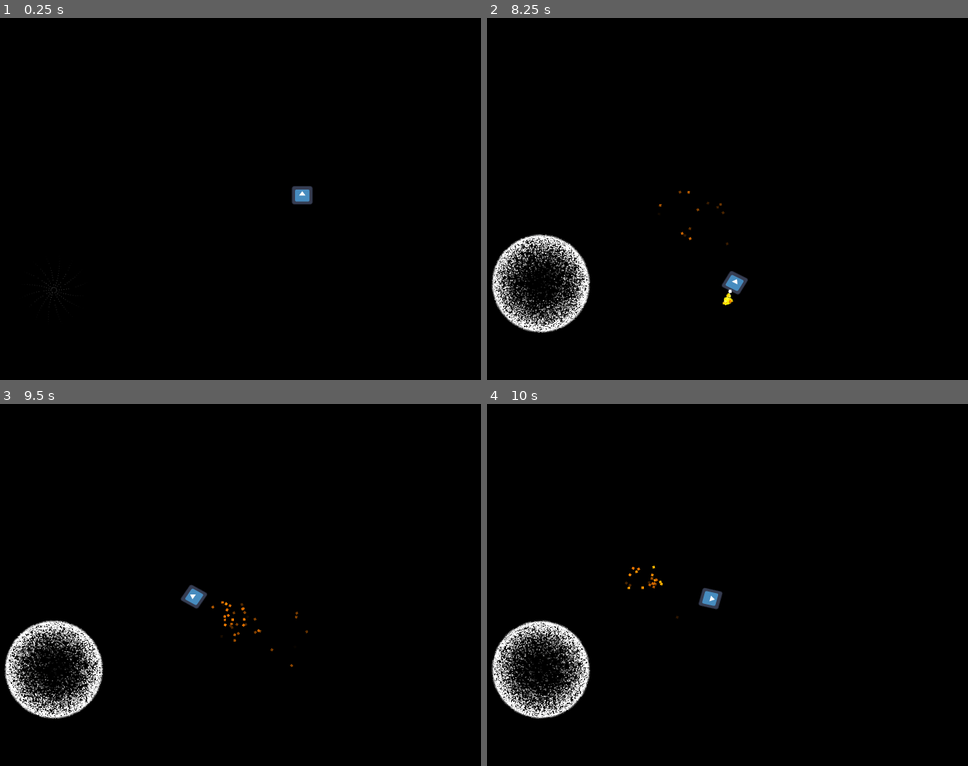
Above: before the commit, frames 1-4 (two rows, left to right).
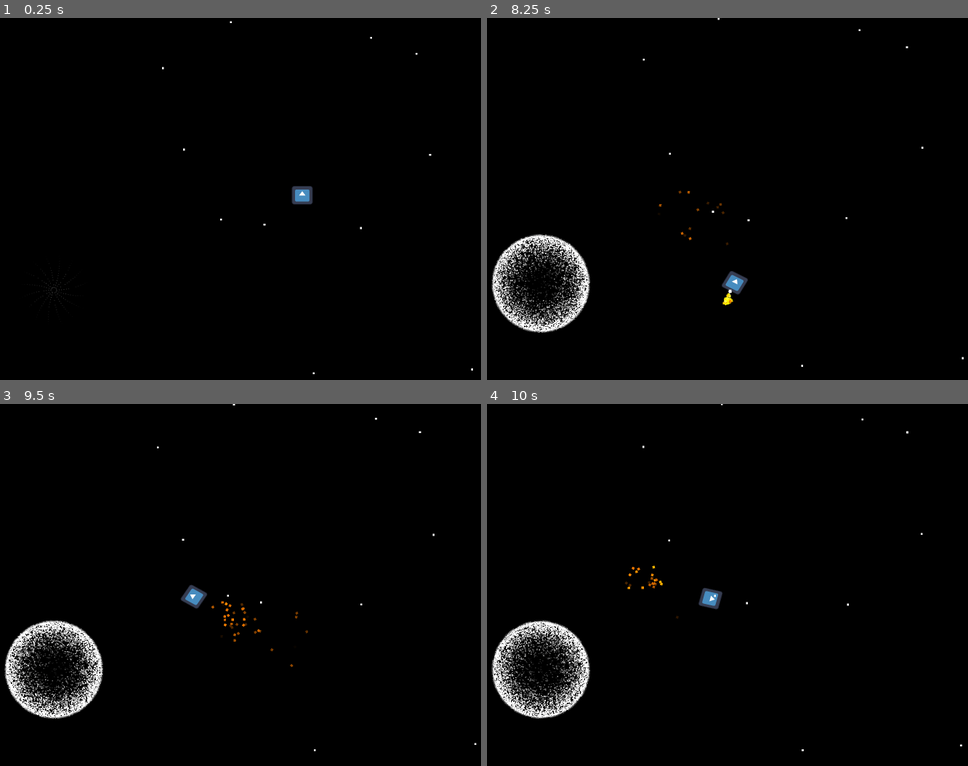
Above: after the commit, the same moments.

Repository: mwtopping/mousemove
Game: Godot game, scene res://Scenes/game_root.tscn
Two runs of this game, one before a commit and one after it. Both use one fixed random seed, a clock stepped at 60 frames per second and the inputs below. The engine's default icon, where the game draws it, is replaced by a stand-in: a white triangle on a blue panel in a dark square.
Inputs (mouse positions are in pixels of both pictures, inside the frame that each line leads up to):
- Up to frame 1 (0.25 s): no input
- Up to frame 2 (8.25 s): move the mouse to (891, 191) at 0.52 s; click (891, 191) at 0.67 s; drag from (645, 231) to (732, 289) at 1.27 s; move the mouse to (818, 126) at 2.02 s; click (818, 126) at 2.17 s; drag from (732, 289) to (588, 151) at 2.77 s; move the mouse to (939, 271) at 3.52 s; click (939, 271) at 3.67 s; drag from (588, 151) to (674, 115) at 4.27 s; move the mouse to (790, 213) at 5.02 s; click (790, 213) at 5.17 s; drag from (674, 115) to (645, 231) at 5.77 s; move the mouse to (891, 191) at 6.52 s; click (891, 191) at 6.67 s; drag from (645, 231) to (732, 289) at 7.27 s; move the mouse to (818, 126) at 8.02 s; click (818, 126) at 8.17 s
- Up to frame 3 (9.5 s): drag from (245, 675) to (101, 537) at 8.77 s
- Up to frame 4 (10 s): move the mouse to (939, 657) at 9.52 s; click (939, 657) at 9.67 s

The runs differ from the first frame. In frame 1, less than 0.1% of the frame differs, in the area x 33-99%, y 0-99%; in frame 2, less than 0.1%; in frame 3, less than 0.1%; in frame 4, less than 0.1%.

Commit message:
Adding star background

Diff:
--- /dev/null
+++ b/Scenes/game_root.gd
@@ -0,0 +1,17 @@
+extends Node2D
+
+
+var spawnobj = load("res://Scenes/parcel.tscn")
+
+# Called when the node enters the scene tree for the first time.
+func _ready():
+
+	for n in range(1000):
+		var tmp = spawnobj.instantiate()
+		tmp.position.x = 10000*(randf()-0.5)
+		tmp.position.y = 10000*(randf()-0.5)
+		add_child(tmp)
+
+# Called every frame. 'delta' is the elapsed time since the previous frame.
+func _process(delta):
+	pass
--- a/Scenes/game_root.tscn
+++ b/Scenes/game_root.tscn
@@ -1,12 +1,17 @@
-[gd_scene load_steps=3 format=3 uid="uid://bcuitt5q1rnk1"]
+[gd_scene load_steps=5 format=3 uid="uid://bcuitt5q1rnk1"]
 
+[ext_resource type="Script" path="res://Scenes/game_root.gd" id="1_0xyln"]
 [ext_resource type="PackedScene" uid="uid://bwq024587eepg" path="res://Scenes/icon.tscn" id="1_iu6xp"]
 [ext_resource type="PackedScene" uid="uid://dk810ndg2gl6m" path="res://Scenes/BH.tscn" id="2_ibpkb"]
+[ext_resource type="PackedScene" uid="uid://ctbli7it03a08" path="res://Scenes/parcel.tscn" id="3_avi3j"]
 
 [node name="GameRoot" type="Node2D"]
+script = ExtResource("1_0xyln")
 
 [node name="Icon2" parent="." instance=ExtResource("1_iu6xp")]
 position = Vector2(1096, 170)
 
 [node name="Node2D" parent="." instance=ExtResource("2_ibpkb")]
 position = Vector2(583, 366)
+
+[node name="parcel" parent="." instance=ExtResource("3_avi3j")]
--- /dev/null
+++ b/Scenes/parcel.gd
@@ -0,0 +1,13 @@
+extends Polygon2D
+
+
+# Called when the node enters the scene tree for the first time.
+func _ready():
+	pass # Replace with function body.
+
+
+# Called every frame. 'delta' is the elapsed time since the previous frame.
+func _process(delta):
+	self.position.x += randf()-0.5
+	self.position.y += randf()-0.5
+	pass
--- /dev/null
+++ b/Scenes/parcel.tscn
@@ -0,0 +1,10 @@
+[gd_scene load_steps=3 format=3 uid="uid://ctbli7it03a08"]
+
+[ext_resource type="Script" path="res://Scenes/parcel.gd" id="1_88hap"]
+
+[sub_resource type="CanvasItemMaterial" id="CanvasItemMaterial_r2nw3"]
+
+[node name="parcel" type="Polygon2D"]
+material = SubResource("CanvasItemMaterial_r2nw3")
+polygon = PackedVector2Array(-2, -2, -2, 2, 2, 2, 2, -2)
+script = ExtResource("1_88hap")
--- /dev/null
+++ b/Scenes/point.tscn
@@ -0,0 +1,3 @@
+[gd_scene format=3 uid="uid://coi0g6x5vk3gq"]
+
+[node name="Point" type="Sprite2D"]
--- a/scripts/icon.gd
+++ b/scripts/icon.gd
@@ -8,12 +8,19 @@
 var rocket
 var boost
 var sprite
+#var spawnobj = load("res://Scenes/parcel.tscn")
 
 # Called when the node enters the scene tree for the first time.
 func _ready():
 	print("Hello, I'm ", name)
 	print(self.rot_speed)
 
+
+	#for n in range(100):
+		#var tmp = spawnobj.instantiate()
+		#tmp.position.x = 1000*(randf()-0.5)
+		#tmp.position.y = 1000*(randf()-0.5)
+		#add_child(tmp)
 
 # Called every frame. 'delta' is the elapsed time since the previous frame.
 func _process(delta):
@@ -43,6 +50,10 @@
 
 	position += velocity*delta
 	velocity *= drag
+
+
+
+
 func _input(event):
 	if event is InputEventMouseButton:
 		if event.is_pressed():
